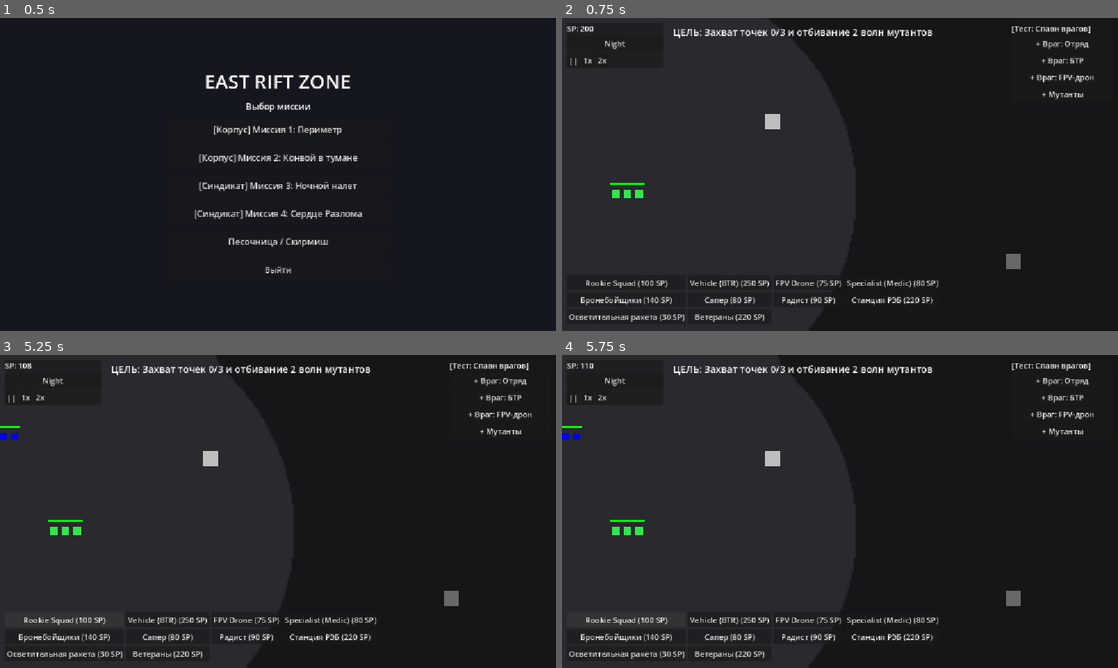
Above: before the commit, frames 1-4 (two rows, left to right).
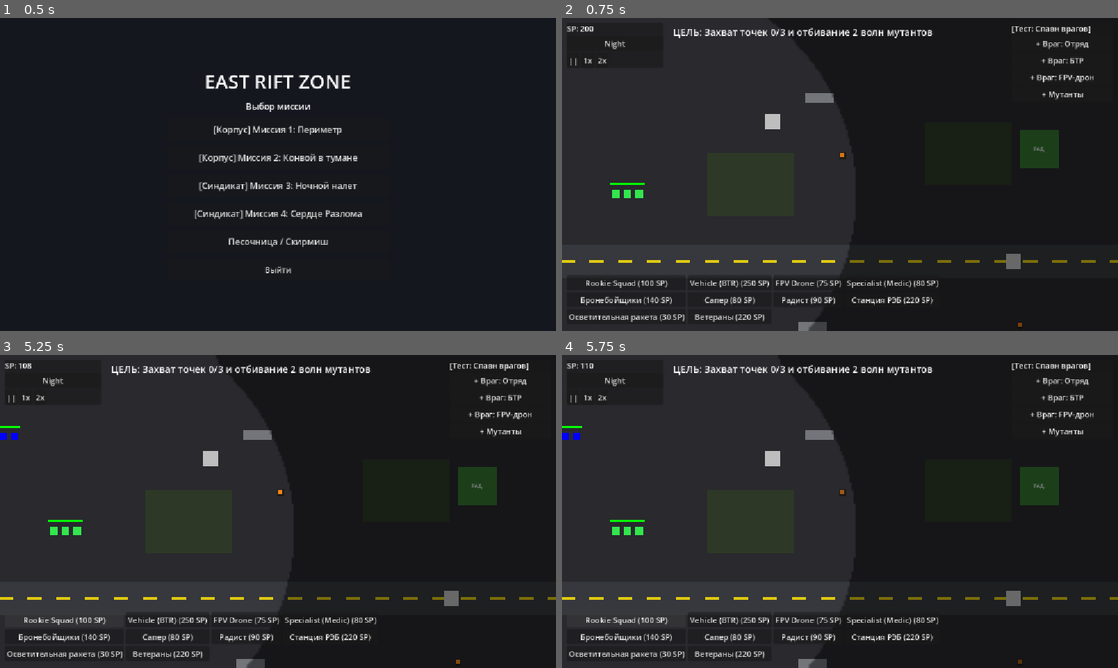
Above: after the commit, the same moments.

Repository: roflanbi4/game-zov
Game: Godot game, scene res://scenes/core/main_game.tscn
Two runs of this game, one before a commit and one after it. Both use one fixed random seed, a clock stepped at 60 frames per second and the inputs below.
Inputs:
- Up to frame 1 (0.5 s): no input
- Up to frame 2 (0.75 s): click "[Корпус] Миссия 1: Периметр" at 0.5 s
- Up to frame 3 (5.25 s): click "Night" at 1.25 s; click "Day" at 2 s; click "||" at 2.75 s; click "1x" at 3.5 s; click "2x" at 4.25 s; click "Rookie Squad (100 SP)" at 5 s
- Up to frame 4 (5.75 s): no input

Frame 1 is identical in both runs. In frame 2, 1.6% of the frame differs, in the area x 0-100%, y 24-100%; in frame 3, 1.6%; in frame 4, 1.6%.

Commit message:
12-dop

Diff:
--- a/scripts/core/FogOfWarManager.gd
+++ b/scripts/core/FogOfWarManager.gd
@@ -164,6 +164,16 @@
 	for t in get_tree().get_nodes_in_group("player_turrets"):
 		if is_instance_valid(t) and t is Node2D:
 			sources.append({"pos": (t as Node2D).global_position, "radius": 340.0, "thermal": false, "cone": false, "dir": Vector2.ZERO})
+	for cf in get_tree().get_nodes_in_group("campfires"):
+		if is_instance_valid(cf) and cf is Node2D:
+			var cf_pos: Vector2 = (cf as Node2D).global_position
+			var ally_near: bool = false
+			for s in sources:
+				if cf_pos.distance_to(s["pos"] as Vector2) <= 320.0:
+					ally_near = true
+					break
+			if ally_near:
+				sources.append({"pos": cf_pos, "radius": 140.0, "thermal": false, "cone": false, "dir": Vector2.ZERO})
 	for f in _flares:
 		sources.append({"pos": f["pos"], "radius": float(f["radius"]), "thermal": false, "cone": false, "dir": Vector2.ZERO})
 	return sources
--- a/scripts/core/MissionManager.gd
+++ b/scripts/core/MissionManager.gd
@@ -99,6 +99,11 @@
 		Mission.M4: _build_mission_4()
 		Mission.SANDBOX: _build_sandbox()
 		_: pass
+	var env: Node2D = preload("res://scripts/environment/ZoneEnvironment.gd").new()
+	env.z_index = 0
+	get_parent().add_child(env)
+	var seed_val: int = int(m) * 1337 if m != Mission.SANDBOX else 0
+	env.generate_map(seed_val)
 	_mission_start_time = Time.get_ticks_msec() / 1000.0
 
 func _clear_world() -> void:
--- a/scripts/core/Soldier.gd
+++ b/scripts/core/Soldier.gd
@@ -18,6 +18,7 @@
 
 
 func _ready() -> void:
+	z_index = 5
 	safe_margin = 0.08
 	set_physics_process(false)
 
--- /dev/null
+++ b/scripts/environment/Campfire.gd
@@ -0,0 +1,25 @@
+class_name Campfire extends Node2D
+
+var _pulse: float = 0.0
+
+func _ready() -> void:
+	add_to_group("campfires")
+	add_to_group("mission_cleanup")
+
+func _process(delta: float) -> void:
+	# Пульсация огонька
+	_pulse += delta * 3.0
+	var a: float = clampf(0.7 + 0.3 * sin(_pulse), 0.6, 1.0)
+	var flame: ColorRect = get_node_or_null("Flame") as ColorRect
+	if flame != null:
+		flame.modulate.a = a
+
+	# Регенерация морали союзникам в радиусе 95
+	for u in get_tree().get_nodes_in_group("player_units"):
+		if not is_instance_valid(u) or not (u is Node2D):
+			continue
+		var dist: float = global_position.distance_to((u as Node2D).global_position)
+		if dist <= 95.0:
+			var morale: MoraleComponent = u.get_node_or_null("MoraleComponent") as MoraleComponent
+			if morale != null:
+				morale.current_morale = minf(morale.max_morale, morale.current_morale + 3.0 * delta)
--- a/scripts/environment/LootCrate.gd
+++ b/scripts/environment/LootCrate.gd
@@ -73,7 +73,7 @@
 				if health != null:
 					health.current_hp = mini(health.max_hp, health.current_hp + 50)
 				if morale != null:
-					morale.current_morale = mini(morale.max_morale, morale.current_morale + 25.0)
+					morale.current_morale = minf(morale.max_morale, morale.current_morale + 25.0)
 	else:
 		var health: HealthComponent = body.get_node_or_null("HealthComponent") as HealthComponent
 		if health != null:
--- /dev/null
+++ b/scripts/environment/RadZone.gd
@@ -0,0 +1,15 @@
+class_name RadZone extends Area2D
+
+var _accum: float = 0.0
+
+func _ready() -> void:
+	add_to_group("mission_cleanup")
+
+func _process(delta: float) -> void:
+	_accum += 3.0 * delta
+	if _accum >= 1.0:
+		_accum = 0.0
+		for body in get_overlapping_bodies():
+			var health: HealthComponent = body.get_node_or_null("HealthComponent") as HealthComponent
+			if health and is_instance_valid(body):
+				health.take_damage(3)
--- /dev/null
+++ b/scripts/environment/ZoneEnvironment.gd
@@ -0,0 +1,218 @@
+class_name ZoneEnvironment extends Node2D
+
+func _ready() -> void:
+	add_to_group("mission_cleanup")
+	z_index = 0
+
+func generate_map(seed_val: int = 0) -> void:
+	var rng: RandomNumberGenerator = RandomNumberGenerator.new()
+	if seed_val != 0:
+		rng.seed = seed_val
+	else:
+		rng.randomize()
+	# --- АСФАЛЬТОВАЯ ДОРОГА ---
+	var road: Area2D = Area2D.new()
+	road.name = "Road"
+	var road_coll: CollisionShape2D = CollisionShape2D.new()
+	road_coll.shape = RectangleShape2D.new()
+	(road_coll.shape as RectangleShape2D).size = Vector2(1920.0, 70.0)
+	road.add_child(road_coll)
+
+	var road_visual: ColorRect = ColorRect.new()
+	road_visual.color = Color(0.22, 0.23, 0.25, 0.85)
+	road_visual.size = Vector2(1920.0, 70.0)
+	road_visual.mouse_filter = Control.MOUSE_FILTER_IGNORE
+	road.add_child(road_visual)
+
+	# Прерывистая жёлтая разметка по центру
+	for i in range(0, 1920, 60):
+		var dash: ColorRect = ColorRect.new()
+		dash.color = Color(0.95, 0.85, 0.05, 0.9)
+		dash.size = Vector2(30.0, 6.0)
+		dash.position = Vector2(float(i), 32.0)
+		dash.mouse_filter = Control.MOUSE_FILTER_IGNORE
+		road_visual.add_child(dash)
+
+	# Центрирование
+	road.position = Vector2(960.0, 540.0)
+	road_visual.position = Vector2(-960.0, -35.0)
+	add_child(road)
+
+	# body_entered: +30% техника, +15% пехота
+	road.body_entered.connect(func(body: Node) -> void:
+		if body.get("move_speed") == null:
+			return
+		if not body.has_meta("pre_terrain_speed"):
+			body.set_meta("pre_terrain_speed", body.get("move_speed"))
+		if body.is_in_group("player_vehicles") or body.is_in_group("enemy_vehicles"):
+			body.set("move_speed", float(body.get_meta("pre_terrain_speed")) * 1.3)
+		elif body.is_in_group("player_units") or body.is_in_group("enemy_units"):
+			body.set("move_speed", float(body.get_meta("pre_terrain_speed")) * 1.15)
+	)
+
+	# body_exited: восстановить скорость
+	road.body_exited.connect(func(body: Node) -> void:
+		if body.has_meta("pre_terrain_speed"):
+			body.set("move_speed", float(body.get_meta("pre_terrain_speed")))
+			body.remove_meta("pre_terrain_speed")
+	)
+	if seed_val != 0:
+		rng.seed = seed_val
+	else:
+		rng.randomize()
+	var placed: Array[Vector2] = []
+	# --- БОЛОТА (3–4 зоны) ---
+	var swamp_count: int = rng.randi_range(3, 4)
+	for i in range(swamp_count):
+		var swamp: Area2D = Area2D.new()
+		swamp.name = "Swamp_%d" % i
+		var swamp_coll: CollisionShape2D = CollisionShape2D.new()
+		swamp_coll.shape = RectangleShape2D.new()
+		(swamp_coll.shape as RectangleShape2D).size = Vector2(180.0, 130.0)
+		swamp.add_child(swamp_coll)
+
+		var swamp_visual: ColorRect = ColorRect.new()
+		swamp_visual.color = Color(0.18, 0.24, 0.14, 0.78)
+		swamp_visual.size = Vector2(180.0, 130.0)
+		swamp_visual.mouse_filter = Control.MOUSE_FILTER_IGNORE
+		swamp_visual.position = Vector2(-90.0, -65.0)
+		swamp.add_child(swamp_visual)
+
+		swamp.position = _pick_free_spot(rng, placed, 150.0)
+		placed.append(swamp.position)
+		add_child(swamp)
+
+		swamp.body_entered.connect(func(body: Node) -> void:
+			if body.get("move_speed") == null:
+				return
+			if not body.has_meta("pre_terrain_speed"):
+				body.set_meta("pre_terrain_speed", body.get("move_speed"))
+			body.set("move_speed", float(body.get_meta("pre_terrain_speed")) * 0.6)
+		)
+
+		swamp.body_exited.connect(func(body: Node) -> void:
+			if body.has_meta("pre_terrain_speed"):
+				body.set("move_speed", float(body.get_meta("pre_terrain_speed")))
+				body.remove_meta("pre_terrain_speed")
+		)
+	# --- РАДИОАКТИВНЫЕ ЛУЖИ (2–3 пятна) ---
+	var rad_count: int = rng.randi_range(2, 3)
+	for i in range(rad_count):
+		var rad: Area2D = Area2D.new()
+		rad.name = "RadPuddle_%d" % i
+		var rad_coll: CollisionShape2D = CollisionShape2D.new()
+		rad_coll.shape = RectangleShape2D.new()
+		(rad_coll.shape as RectangleShape2D).size = Vector2(80.0, 80.0)
+		rad.add_child(rad_coll)
+
+		var rad_visual: ColorRect = ColorRect.new()
+		rad_visual.color = Color(0.25, 0.85, 0.2, 0.42)
+		rad_visual.size = Vector2(80.0, 80.0)
+		rad_visual.mouse_filter = Control.MOUSE_FILTER_IGNORE
+		rad.add_child(rad_visual)
+
+		# Подпись "РАД."
+		var label: Label = Label.new()
+		label.text = "РАД."
+		label.horizontal_alignment = HORIZONTAL_ALIGNMENT_CENTER
+		label.vertical_alignment = VERTICAL_ALIGNMENT_CENTER
+		label.size = Vector2(80.0, 80.0)
+		label.mouse_filter = Control.MOUSE_FILTER_IGNORE
+		label.add_theme_font_size_override("font_size", 10)
+		rad.add_child(label)
+
+		rad_visual.position = Vector2(-40.0, -40.0)
+		label.position = Vector2(-40.0, -40.0)
+		rad.position = _pick_free_spot(rng, placed, 130.0)
+		placed.append(rad.position)
+		rad.set_script(preload("res://scripts/environment/RadZone.gd"))
+		add_child(rad)
+	# --- РЖАВЫЕ ОСТЫВЫ ТЕХНИКИ И БЕТОННЫЕ РУИНЫ (5–6 объектов) ---
+	var cover_count: int = rng.randi_range(5, 6)
+	for i in range(cover_count):
+		var is_btr: bool = rng.randi_range(0, 1) == 0
+		var cover: StaticBody2D = StaticBody2D.new()
+		cover.name = "Cover_%d" % i
+
+		var cover_coll: CollisionShape2D = CollisionShape2D.new()
+		cover_coll.shape = RectangleShape2D.new()
+		var w: float
+		var h: float
+		if is_btr:
+			w = 44.0
+			h = 24.0
+		else:
+			w = 60.0
+			h = 20.0
+		(cover_coll.shape as RectangleShape2D).size = Vector2(w, h)
+		cover.add_child(cover_coll)
+
+		var cover_visual: ColorRect = ColorRect.new()
+		if is_btr:
+			cover_visual.color = Color(0.38, 0.26, 0.18)
+		else:
+			cover_visual.color = Color(0.45, 0.46, 0.48)
+		cover_visual.size = Vector2(w, h)
+		cover_visual.mouse_filter = Control.MOUSE_FILTER_IGNORE
+		cover.add_child(cover_visual)
+
+		# Центрирование cover_visual
+		cover_visual.position = Vector2(-w / 2.0, -h / 2.0)
+
+		# CoverZone (Area2D + CircleShape2D radius 55.0)
+		var cover_zone: Area2D = Area2D.new()
+		cover_zone.name = "CoverZone"
+		var cz_coll: CollisionShape2D = CollisionShape2D.new()
+		cz_coll.shape = CircleShape2D.new()
+		(cz_coll.shape as CircleShape2D).radius = 55.0
+		cover_zone.add_child(cz_coll)
+		cover_zone.set_script(load("res://scripts/components/CoverZone.gd"))
+		cover.add_child(cover_zone)
+
+		cover.position = _pick_free_spot(rng, placed, 110.0)
+		placed.append(cover.position)
+		add_child(cover)
+	# --- КОСТРЫ СТАЛКЕРОВ (2 точки) ---
+	var campfire_count: int = 2
+	for i in range(campfire_count):
+		var campfire: Node2D = Node2D.new()
+		campfire.name = "Campfire_%d" % i
+		campfire.add_to_group("campfires")
+		campfire.add_to_group("mission_cleanup")
+
+		# Кострище
+		var base_rect: ColorRect = ColorRect.new()
+		base_rect.color = Color(0.12, 0.1, 0.08, 0.95)
+		base_rect.size = Vector2(14.0, 14.0)
+		base_rect.position = Vector2(-7.0, -7.0)
+		base_rect.mouse_filter = Control.MOUSE_FILTER_IGNORE
+		campfire.add_child(base_rect)
+
+		# Пульсирующий оранжевый огонёк
+		var flame: ColorRect = ColorRect.new()
+		flame.name = "Flame"
+		flame.color = Color(1.0, 0.55, 0.1, 0.95)
+		flame.size = Vector2(8.0, 8.0)
+		flame.position = Vector2(-4.0, -4.0)
+		flame.mouse_filter = Control.MOUSE_FILTER_IGNORE
+		campfire.add_child(flame)
+
+		campfire.position = _pick_free_spot(rng, placed, 120.0)
+		placed.append(campfire.position)
+		campfire.set_script(preload("res://scripts/environment/Campfire.gd"))
+		add_child(campfire)
+func _pick_free_spot(rng: RandomNumberGenerator, placed: Array[Vector2], min_dist: float) -> Vector2:
+	for attempt in range(40):
+		var x: float = float(rng.randi_range(420, 1500))
+		var y: float = float(rng.randi_range(160, 920))
+		if absf(y - 540.0) < 105.0:
+			continue
+		var candidate := Vector2(x, y)
+		var ok: bool = true
+		for p in placed:
+			if p.distance_to(candidate) < min_dist:
+				ok = false
+				break
+		if ok:
+			return candidate
+	return Vector2(float(rng.randi_range(420, 1500)), 250.0)
--- a/scripts/units/VehicleUnit.gd
+++ b/scripts/units/VehicleUnit.gd
@@ -19,6 +19,7 @@
 var nav_agent: NavigationAgent2D
 
 func _ready() -> void:
+	z_index = 5
 	if is_enemy:
 		add_to_group("enemy_vehicles")
 		add_to_group("enemy_units")
Not shown, added: scripts/environment/Campfire.gd.uid
Not shown, added: scripts/environment/RadZone.gd.uid
Not shown, added: scripts/environment/ZoneEnvironment.gd.uid
